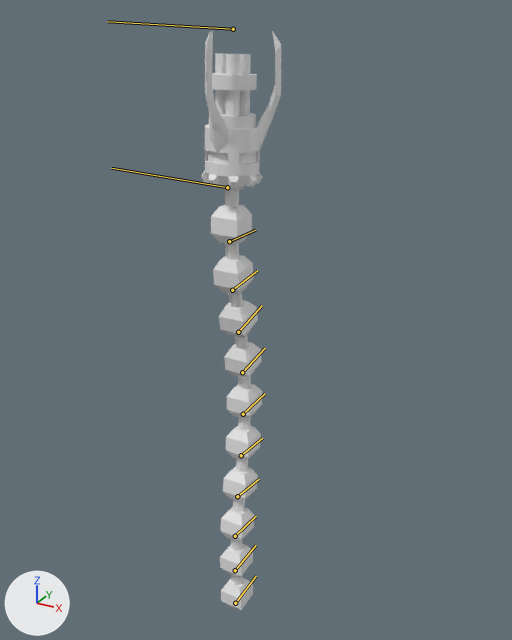
Before and after pictures for a commit that changed the FBX model プロトタイプ/ShootingGame/Assets/3DObj/Brain_Golem/Balkan_Tentacles.FBX.
Rendered twice from a camera (50 mm lens) standing at (200.0, -333.0, 393.0) and looking at (-6.0, 41.0, 206.0). Arrows for +X, +Y and +Z are at lower left; the lights stay in place. Both versions are drawn at frame 999 of the action 'Take 001'; the numbers are the values there. The bones that bend it are drawn over the model as lines.

In view in the first picture: 'Arm', 'Cable', 'Muzzle'.
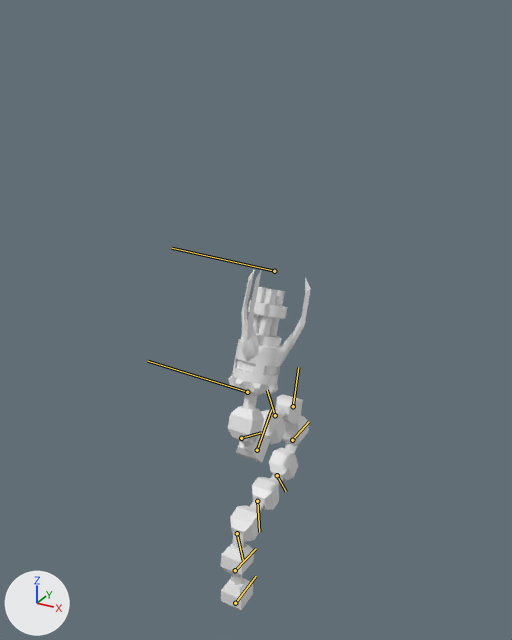
The change, as a list of edits to the scene's bpy script:
```text
Change bone_bone002:
    where bone_bone002 = bpy.data.objects['Box001'].pose.bones['Bone002']  # child of 'Bone001'
    bone_bone002.rotation_quaternion: (1.0, 0.0, 0.0, 0.006) -> (0.998, 0.0, 0.0, 0.058)  # degrees (0, 0, 1) -> degrees (0, 0, 7)
Change bone_bone003:
    where bone_bone003 = bpy.data.objects['Box001'].pose.bones['Bone003']  # child of 'Bone002'
    bone_bone003.rotation_quaternion: (0.998, 0.0, 0.0, 0.066) -> (0.822, 0.0, 0.0, 0.569)  # degrees (0, 0, 8) -> degrees (0, 0, 69)
Change bone_bone004:
    where bone_bone004 = bpy.data.objects['Box001'].pose.bones['Bone004']  # child of 'Bone003'
    bone_bone004.rotation_quaternion: (1.0, 0.0, 0.0, 0.008) -> (0.997, 0.0, 0.0, 0.072)  # degrees (0, 0, 1) -> degrees (0, 0, 8)
Change bone_bone005:
    where bone_bone005 = bpy.data.objects['Box001'].pose.bones['Bone005']  # child of 'Bone004'
    bone_bone005.rotation_quaternion: (1.0, 0.0, 0.0, -0.026) -> (0.973, 0.0, 0.0, -0.232)  # degrees (0, 0, -3) -> degrees (0, 0, -27)
Change bone_bone006:
    where bone_bone006 = bpy.data.objects['Box001'].pose.bones['Bone006']  # child of 'Bone005'
    bone_bone006.rotation_quaternion: (0.998, 0.0, 0.0, -0.055) -> (0.873, 0.0, 0.0, -0.487)  # degrees (0, 0, -6) -> degrees (0, 0, -58)
Change bone_bone007:
    where bone_bone007 = bpy.data.objects['Box001'].pose.bones['Bone007']  # child of 'Bone006'
    bone_bone007.rotation_quaternion: (0.998, 0.0, 0.0, -0.071) -> (0.797, 0.0, 0.0, -0.604)  # degrees (0, 0, -8) -> degrees (0, 0, -74)
Change bone_bone008:
    where bone_bone008 = bpy.data.objects['Box001'].pose.bones['Bone008']  # child of 'Bone007'
    bone_bone008.rotation_quaternion: (0.999, 0.0, 0.0, -0.038) -> (0.938, 0.0, 0.0, -0.346)  # degrees (0, 0, -4) -> degrees (0, 0, -40)
Change bone_bone009:
    where bone_bone009 = bpy.data.objects['Box001'].pose.bones['Bone009']  # child of 'Bone008'
    bone_bone009.rotation_quaternion: (0.998, 0.0, 0.0, 0.068) -> (0.81, 0.0, 0.0, 0.586)  # degrees (0, 0, 8) -> degrees (0, 0, 72)
Change bone_bone010:
    where bone_bone010 = bpy.data.objects['Box001'].pose.bones['Bone010']  # child of 'Bone009'
    bone_bone010.rotation_quaternion: (0.998, -0.006, 0.0, 0.063) -> (0.836, -0.052, 0.0, 0.547)  # degrees (-1, 0, 7) -> degrees (-5, 3, 66)
```

Boxes [x1, y1, x2, y2] around the edits, measured in the pictures (512 x 640 px):
'Cable', posed (71% wider, 48% shorter): before [211, 190, 262, 611]; after [221, 393, 309, 611]
'Arm', posed (21% shorter): before [201, 29, 281, 191]; after [228, 269, 311, 396]
'Muzzle', posed: before [215, 53, 251, 116]; after [253, 287, 285, 337]
bone 'Bone002', root to tip: before (235, 570) to (256, 545); after (235, 570) to (256, 548)
bone 'Bone003', root to tip: before (235, 536) to (256, 516); after (237, 533) to (243, 560)
bone 'Bone004', root to tip: before (237, 496) to (259, 479); after (257, 501) to (259, 532)
bone 'Bone005', root to tip: before (241, 455) to (262, 438); after (277, 475) to (286, 491)
bone 'Bone006', root to tip: before (243, 414) to (265, 393); after (292, 440) to (309, 421)
bone 'Bone007', root to tip: before (242, 372) to (265, 348); after (293, 406) to (298, 367)
bone 'Bone008', root to tip: before (238, 332) to (262, 305); after (275, 415) to (267, 390)
bone 'Bone009', root to tip: before (232, 290) to (257, 270); after (257, 450) to (271, 409)
bone 'Bone010', root to tip: before (229, 241) to (255, 230); after (241, 438) to (261, 432)
